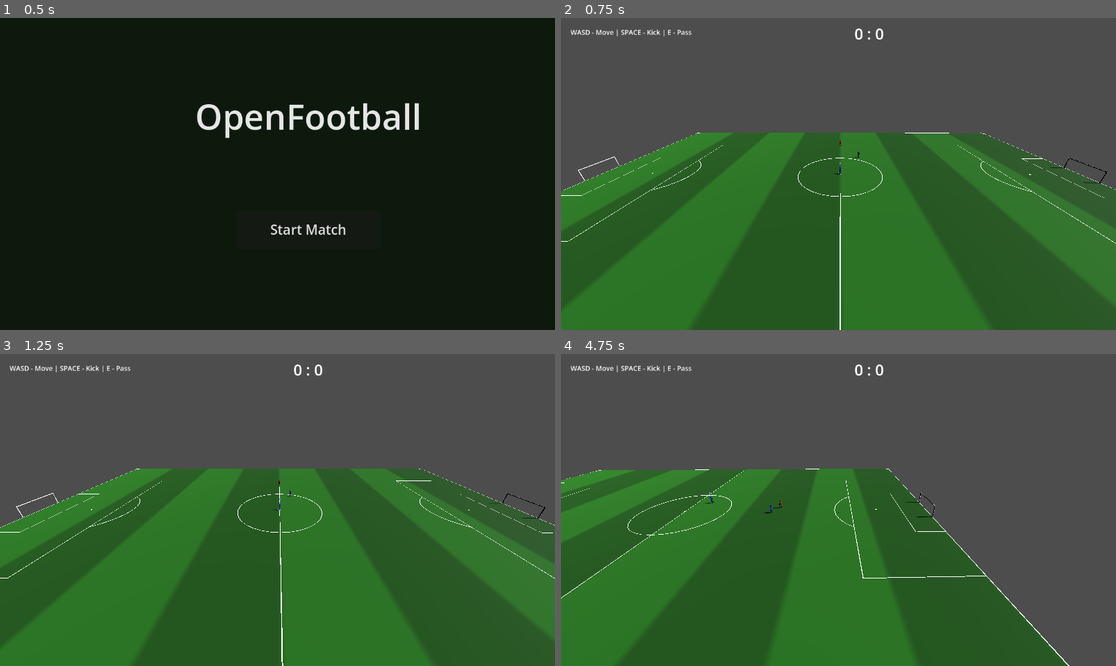
Above: before the commit, frames 1-4 (two rows, left to right).
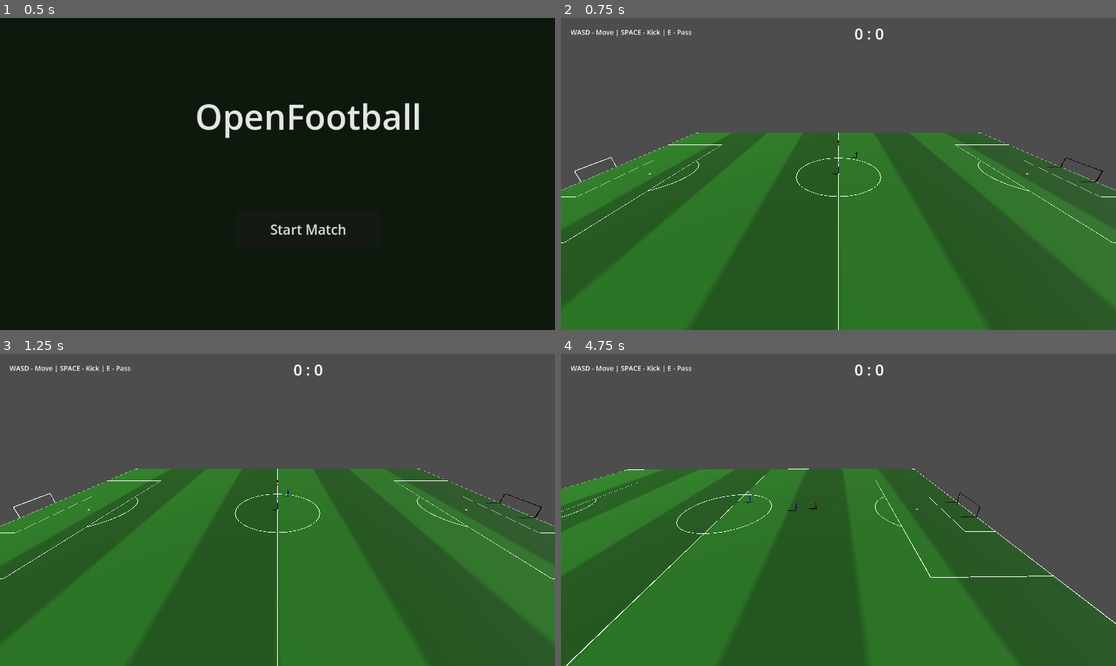
Above: after the commit, the same moments.

Repository: Churikov0112/open_football
Game: Godot game, scene res://scenes/main_menu.tscn
Two runs of this game, one before a commit and one after it. Both use one fixed random seed, a clock stepped at 60 frames per second and the inputs below.
Inputs (mouse positions are in pixels of both pictures, inside the frame that each line leads up to):
- Up to frame 1 (0.5 s): no input
- Up to frame 2 (0.75 s): click "Start Match" at 0.5 s
- Up to frame 3 (1.25 s): no input
- Up to frame 4 (4.75 s): move the mouse to (960, 494) at 1.27 s; hold Right (move_right) 1.28-2 s; hold D (kick) 1.28-2 s; click (960, 494) at 1.42 s; tap Shift (sprint) at 1.55, 3.05, 4.55 s; drag from (727, 525) to (810, 572) at 2.02 s; move the mouse to (894, 441) at 2.77 s; hold Right (move_right) 2.78-3.5 s; hold Q (combo_modifier) 2.78-3.5 s; drag from (810, 572) to (672, 463) at 3.52 s; move the mouse to (1005, 556) at 4.27 s; hold Left (move_left) from 4.28 s (still down); hold E (pass) from 4.28 s (still down)

Frame 1 is identical in both runs. In frame 2, 0.9% of the frame differs, in the area x 0-100%, y 36-100%; in frame 3, 0.9%; in frame 4, 36%.

Commit message:
feat(ball): impulse push-and-chase dribbling + loose-ball pickup magnetism
Replace velocity-matching with a push-and-chase model: stick sets the ball
push direction, the player's run auto-steers to the ball to recover it, and a
chasing flag (hysteresis) locks steering onto the ball while catching up.
Possession is kept through self-pushes/turns (only external factors lose it).
Add pickup magnetism toward a loose ball for the controlled player off the ball.
Seams for Phase 2: set_dribble_suppressed (no double-touch on pass/shot) and a
behind-ball guard in _on_action_contact (stopgap until fire-on-reach).

Co-Authored-By: Claude Opus 4.8 <noreply@anthropic.com>

Diff:
--- a/scripts/ball/ball_controller.gd
+++ b/scripts/ball/ball_controller.gd
@@ -19,6 +19,12 @@
 enum BallState { OPEN, TRAPPED, FLIGHT, CAUGHT }
 var state: BallState = BallState.OPEN
 var _curl: Vector3 = Vector3.ZERO
+var _dribble_dir: Vector3 = Vector3.FORWARD  # закоммиченное направление дриблинга (меняется на «догнал»)
+var _dribble_intent: Vector3 = Vector3.ZERO  # желаемое направление толчка от владельца (стик); ZERO → facing
+var _dribble_push_extra: float = 0.0         # доп. сила толчка (спринт) от владельца, м/с
+var _was_far: bool = true                    # мяч был вне зоны догона → следующий контакт = толчок
+var _dribble_chasing: bool = false           # true → мяч ушёл, владелец должен БЕЖАТЬ к мячу (гистерезис)
+var _dribble_suppressed: bool = false        # true → НЕ толкать мяч (идёт зарядка/commit паса-удара) → одно касание
 
 
 func _ready() -> void:
@@ -70,6 +76,37 @@
 	dribbler = node
 	_dribbler_prev_pos = node.global_position if node else Vector3.ZERO
 	state = BallState.TRAPPED if node else BallState.OPEN
+	if node:
+		var f := -node.global_transform.basis.z
+		f.y = 0.0
+		_dribble_dir = f.normalized() if f.length_squared() > 0.0001 else Vector3.FORWARD
+		_dribble_intent = Vector3.ZERO  # сбрасываем стик прежнего владельца (иначе утечёт к новому/ИИ)
+		_dribble_push_extra = 0.0
+		_was_far = true
+		_dribble_chasing = false  # старт с мячом у ног → ведём стиком, не догоняем (иначе орбита на месте)
+		_dribble_suppressed = false
+
+
+## Желаемое направление ТОЛЧКА мяча от владельца (стик человека) + доп. сила (спринт).
+## ZERO-направление → на «догнал» возьмём facing владельца (путь ИИ, который intent не задаёт).
+func set_dribble_intent(dir: Vector3, push_extra: float = 0.0) -> void:
+	_dribble_push_extra = push_extra
+	var d := dir
+	d.y = 0.0
+	if d.length() > 0.001:
+		_dribble_intent = d.normalized()
+
+
+## Нужно ли владельцу БЕЖАТЬ к мячу (мяч ушёл далеко) vs вести стиком (мяч у ног).
+## Считается с гистерезисом в _integrate_forces (CHASE_DIST/CATCH_DIST), чтобы не дёргалось.
+func should_chase() -> bool:
+	return _dribble_chasing
+
+
+## Подавить дриблинг-толчок (пока владелец заряжает/выполняет пас-удар) → мяч ждёт у ног,
+## чтобы касание было ровно одно (сам пас/удар), а не «дриблинг-толчок + пас» (двойное касание).
+func set_dribble_suppressed(on: bool) -> void:
+	_dribble_suppressed = on
 
 
 func release_dribble() -> void:
@@ -136,37 +173,56 @@
 	_pending_impulse = velocity * mass
 
 
-func _integrate_forces(state: PhysicsDirectBodyState3D) -> void:
-	var vel := state.linear_velocity
-
-	if dribbler and is_instance_valid(dribbler):
+func _integrate_forces(state_body: PhysicsDirectBodyState3D) -> void:
+	var vel := state_body.linear_velocity
+
+	if state == BallState.TRAPPED and dribbler and is_instance_valid(dribbler):
 		var player_pos := dribbler.global_position
-		var dt := state.step
+		var dt := state_body.step
 
 		var pos_delta := player_pos - _dribbler_prev_pos
 		_dribbler_prev_pos = player_pos
 		pos_delta.y = 0.0
 
-		var move_dir := _direction_from_delta(pos_delta)
-		var target := player_pos \
-			+ move_dir * dribble_forward_distance \
-			+ Vector3.UP * dribble_height
-
-		if pos_delta.length_squared() > 0.001 and dt > 0:
-			var player_vel := pos_delta / dt
-			player_vel = player_vel.limit_length(15.0)
-			var disp := target - state.transform.origin
-			var correction := disp * 30.0
-			correction = correction.limit_length(12.0)
-			vel.x = player_vel.x + correction.x
-			vel.z = player_vel.z + correction.z
+		var player_speed := 0.0
+		if dt > 0.0:
+			player_speed = pos_delta.length() / dt
+
+		# Свободное качение с трением — мяч живёт своей инерцией между толчками (не пиннится).
+		vel.x *= FootballConstants.DRIBBLE_ROLL_DRAG
+		vel.z *= FootballConstants.DRIBBLE_ROLL_DRAG
+
+		var gap := state_body.transform.origin - player_pos
+		gap.y = 0.0
+		var gd := gap.length()
+
+		# Флаг «бежать к мячу» с гистерезисом: ушёл дальше CHASE_DIST → chasing; догнал ближе
+		# CATCH_DIST → ведём стиком; между — держим текущее (нет флип-флопа/«танца»).
+		if gd > FootballConstants.DRIBBLE_CHASE_DIST:
+			_dribble_chasing = true
+		elif gd < FootballConstants.DRIBBLE_CATCH_DIST:
+			_dribble_chasing = false
+
+		if gd < FootballConstants.DRIBBLE_CATCH_DIST:
+			# Игрок ДОГНАЛ мяч: только сейчас можно сменить направление и толкнуть. Толчок —
+			# на «фронте» (был далеко → догнал), а не каждый кадр, чтобы не приклеивать мяч.
+			# Подавление: пока идёт зарядка/commit паса-удара — НЕ толкаем (одно касание = пас).
+			if _was_far and player_speed > 0.3 and not _dribble_suppressed:
+				# Направление толчка: стик владельца (intent), иначе — facing (путь ИИ).
+				var pdir := _dribble_intent
+				if pdir.length_squared() < 0.0001:
+					var f := -dribbler.global_transform.basis.z
+					f.y = 0.0
+					pdir = f.normalized() if f.length_squared() > 0.0001 else _dribble_dir
+				_dribble_dir = pdir
+				var push := _dribble_dir * (player_speed + FootballConstants.DRIBBLE_PUSH_BONUS + _dribble_push_extra)
+				vel.x = push.x
+				vel.z = push.z
+				# «Взвод» снимаем ТОЛЬКО после реального толчка: иначе, подойдя к мячу медленно
+				# (<0.3) на старте, _was_far гасился без толчка и игрок «залипал» на мяче (деадлок).
+				_was_far = false
 		else:
-			var disp := target - state.transform.origin
-			var correction := disp * 10.0
-			correction = correction.limit_length(dribble_max_speed)
-			vel.x = correction.x
-			vel.z = correction.z
-
+			_was_far = true
 		vel.y *= air_resistance
 	else:
 		vel.x *= drag_factor
@@ -177,7 +233,7 @@
 		vel += _pending_impulse / mass
 		_pending_impulse = Vector3.ZERO
 
-	state.linear_velocity = vel
+	state_body.linear_velocity = vel
 
 
 func _direction_from_delta(pos_delta: Vector3) -> Vector3:
--- a/scripts/data/football_constants.gd
+++ b/scripts/data/football_constants.gd
@@ -79,6 +79,24 @@
 
 const DRIBBLE_FORWARD_DIST := 0.5
 const DRIBBLE_HEIGHT := 0.08
+# Дриблинг «толкни и догони» (аркадная петля): СТИК задаёт направление ТОЛЧКА мяча (мяч
+# отскакивает туда, куда стик), а БЕГ игрока авто-направляется к мячу (match_manager) — толкнул
+# и сам побежал догонять. Мяч катится своей инерцией с трением; когда игрок догнал его (в
+# пределах DRIBBLE_CATCH_DIST) — новый толчок в текущем направлении стика. Толчок на «фронте»
+# (мяч отошёл → догнал → толкнул), а не каждый кадр — поэтому мяч не «прилеплен» к ноге.
+const DRIBBLE_CATCH_DIST := 0.5   # догнал мяч ближе этого (м) → толчок + флаг chasing=false (ведём стиком)
+const DRIBBLE_CHASE_DIST := 0.9   # мяч дальше этого (м) → флаг chasing=true (игрок бежит к мячу); гистерезис с CATCH
+const DRIBBLE_PUSH_BONUS := 3.5   # мяч толкается на (скорость_игрока + это), м/с — сильнее/дальше
+const DRIBBLE_ROLL_DRAG := 0.97   # трение качения между толчками (выше = катится дальше)
+const DRIBBLE_SPRINT_PUSH_EXTRA := 4.0  # доп. сила толчка при полном спринте (мяч дальше → сложнее контроль)
+# Владение НЕ теряется от собственного толчка/резкого поворота — только по внешнему фактору
+# (подкат/перехват зовут release_dribble отдельно). Флаг chasing + авто-догон возвращают мяч;
+# дистанционный сброс — лишь страховка для реально улетевшего мяча (выше любой ролл-дистанции).
+const DRIBBLE_KEEP_DIST := 15.0   # дальше этого (м) владелец отпускает мяч (только совсем улетевший)
+# Притягивание управляемого игрока к НИЧЕЙНОМУ мячу (вне владения): подруливаем направление
+# движения к мячу, если игрок идёт примерно к нему — чтобы не целиться точно и проще подбирать.
+const PICKUP_ASSIST_RADIUS := 3.0    # в пределах этого (м) до бесхозного мяча включается подруливание
+const PICKUP_ASSIST_STRENGTH := 0.6  # макс. доля подруливания к мячу (у самого мяча; линейно спадает к радиусу)
 const SPRING_STIFFNESS := 300.0
 const SPRING_DAMPING := 15.0
 const SPRING_MAX_FORCE := 50.0
--- a/scripts/match/match_manager.gd
+++ b/scripts/match/match_manager.gd
@@ -660,9 +660,17 @@
 func _handle_dribbling() -> void:
 	if not ball.has_method(&"release_dribble"):
 		return
+	# Пока владелец заряжает/выполняет пас-удар — подавляем дриблинг-толчок, чтобы касание
+	# было ровно одно (сам пас), а не «толкнул на дриблинге + пас» (двойное касание/удар «в
+	# воздух»). Полноценную очередь «в одно касание» достроит Фаза 2 поверх этого шва.
+	if ball.has_method(&"set_dribble_suppressed"):
+		ball.set_dribble_suppressed(_is_charging() or _kick_action_active)
 	if ball.dribbler:
 		var dist: float = ball.dribbler.global_position.distance_to(ball.global_position)
-		if dist > 3.0:
+		# Владение НЕ теряется от собственного толчка/резкого поворота — только по внешнему
+		# фактору (подкат/перехват, они зовут release_dribble отдельно). Дистанционный сброс —
+		# лишь страховка для реально улетевшего мяча (порог выше макс. ролл-дистанции толчка).
+		if dist > FootballConstants.DRIBBLE_KEEP_DIST:
 			ball.release_dribble()
 		return
 	# Быстрый (летящий) мяч не подбираем — он «в полёте», ждём пока замедлится/отскочит.
@@ -726,6 +734,45 @@
 		db.y = 0.0
 		if db.length() > 0.01:
 			dir = db.normalized()
+	# Дриблинг: стик задаёт направление ТОЛЧКА мяча, а бег авто-направляется К МЯЧУ —
+	# игрок толкает мяч в сторону стика и сам бежит его догонять (аркадная петля). Толчок
+	# по intent'у делает ball_controller в момент «догнал».
+	if is_instance_valid(ball) and ball.has_method(&"set_dribble_intent") and ball.player() == controlled_player:
+		var stick := dir
+		var chasing: bool = ball.has_method(&"should_chase") and ball.should_chase()
+		# Стик задаёт ТОЛЬКО направление следующего толчка (intent) + доп. силу спринта — бегом
+		# во время догона он не рулит.
+		if stick.length() > 0.2:
+			var sprint_now := Input.get_action_strength(&"sprint")
+			ball.set_dribble_intent(stick, FootballConstants.DRIBBLE_SPRINT_PUSH_EXTRA * sprint_now)
+		if chasing:
+			# ДОГОН (мяч ушёл): бежим СТРОГО к мячу, стик не отклоняет — куда бы ни направлял и
+			# даже если отпущен. Так игрок не теряет фокус на мяче в фазе догона.
+			var to_ball := ball.global_position - controlled_player.global_position
+			to_ball.y = 0.0
+			if to_ball.length() > 0.01:
+				dir = to_ball.normalized()
+		elif stick.length() > 0.2:
+			# Мяч у ног: ведём в направлении СТИКА (толкаем сквозь). Нет стика → стоп.
+			dir = stick.normalized()
+
+	# Притягивание к НИЧЕЙНОМУ мячу (вне владения): если игрок движется примерно к
+	# подбираемому (медленному, бесхозному) мячу поблизости — подруливаем к нему, чтобы не
+	# целиться точно и проще подбирать. Сам подбор (трап на <1 м) — как есть, ниже по кадру.
+	elif is_instance_valid(ball) and ball.has_method(&"set_dribble_intent") and ball.player() == null \
+			and not _receive_active and ball.linear_velocity.length() <= FootballConstants.BALL_TRAP_MAX_SPEED \
+			and dir.length() > 0.2:
+		var to_ball := ball.global_position - controlled_player.global_position
+		to_ball.y = 0.0
+		var d := to_ball.length()
+		if d > 0.01 and d < FootballConstants.PICKUP_ASSIST_RADIUS:
+			var stick_dir := dir.normalized()
+			var ball_dir := to_ball.normalized()
+			if stick_dir.dot(ball_dir) > 0.0:  # движемся примерно к мячу (в пределах ~90°)
+				var strength := clampf(1.0 - d / FootballConstants.PICKUP_ASSIST_RADIUS, 0.0, 1.0) \
+					* FootballConstants.PICKUP_ASSIST_STRENGTH
+				dir = stick_dir.slerp(ball_dir, strength) * dir.length()
+
 	# Аналоговый спринт: сила триггера (или 1.0 с клавиши Shift) лерпит speed_scale.
 	var sprint_strength := Input.get_action_strength(&"sprint")
 	var sprint_scale := lerpf(1.0, FootballConstants.LOCO_SPRINT_SPEED / FootballConstants.LOCO_TOP_SPEED, sprint_strength)
@@ -1009,6 +1056,19 @@
 func _on_action_contact(_action: String, player: Node) -> void:
 	if player != _action_player:
 		return
+	# Удар/пас отложены до сигнала анимации; с подвижным дриблингом игрок за это время может
+	# повернуть и пробежать МИМО мяча (мяч сзади). Если в момент контакта мяч за спиной —
+	# не бьём (промах вхолостую), иначе мяч «сам улетает» из позиции за спиной. Полноценный
+	# fire-on-reach (удар в момент, когда игрок дотянулся до мяча) даст Фаза 2 (очередь).
+	if player is Node3D:
+		var p3 := player as Node3D
+		var to_ball: Vector3 = ball.global_position - p3.global_position
+		to_ball.y = 0.0
+		var facing: Vector3 = -p3.global_transform.basis.z
+		facing.y = 0.0
+		if to_ball.length() > 0.05 and facing.length() > 0.01 \
+				and facing.normalized().dot(to_ball.normalized()) < -0.2:
+			return  # мяч за спиной — удар/пас не производим
 	if _action_power < 0.0 and ball.has_method(&"launch"):
 		ball.launch(_pending_launch)
 	elif ball.has_method(&"kick"):
